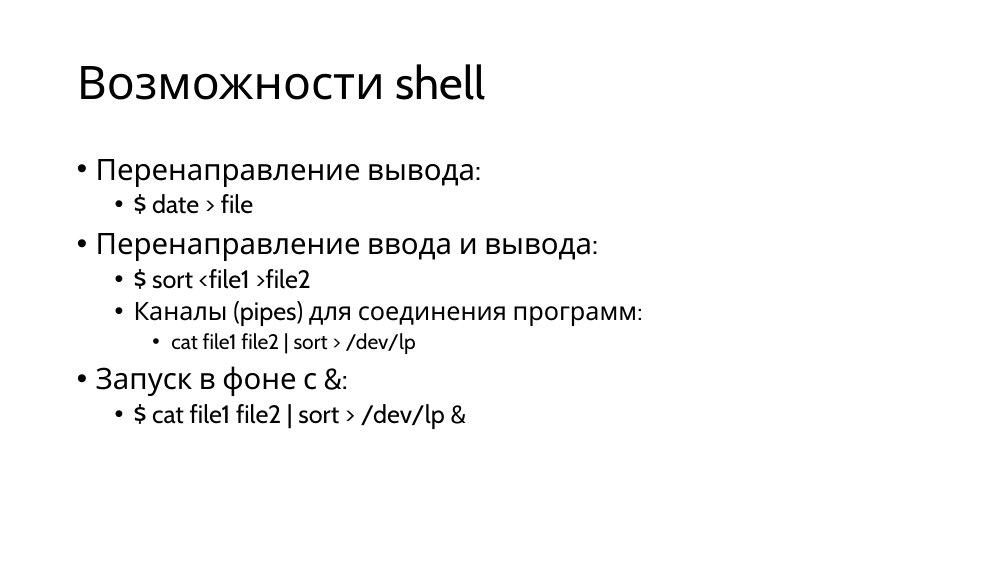
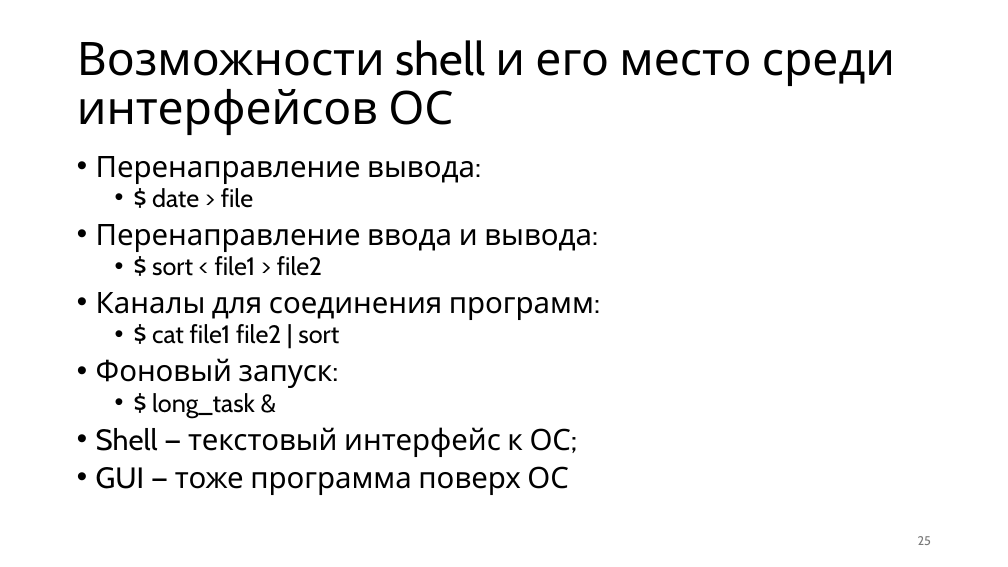
Before and after one commit to alexey-malov/os-course, a slide deck: slide 25 of lectures/02/Основные концепции ОС.pptx (slide 26 before the commit). Drawn at 1008x567 pixels with LibreOffice and Linux fonts; fonts in the diff are those of the drawing. Boxes give left, top, right and bottom in pixels: in the first picture for what was removed or moved away, otherwise in the second. Text is boxed around its words. In the diff, an @@ line names an element or a change of style, - is before the commit and + after.

```diff
--- a/lectures/02/Основные концепции ОС.pptx
+++ b/lectures/02/Основные концепции ОС.pptx
@@ title at box(77, 40, 895, 135): text changed @@
-Возможности shell
+Возможности shell и его место среди интерфейсов ОС
@@ text at box(96, 156, 592, 252): line spacing 0.9 to 0.8 @@
@@ text at box(96, 256, 594, 495): text changed; size 24 to 28 pt @@
-  • $ sort <file1 >file2
-  • Каналы (pipes) для соединения программ:
-    • cat file1 file2 | sort > /dev/lp
-• Запуск в фоне с &:
-  • $ cat file1 file2 | sort > /dev/lp &
+  • $ sort < file1 > file2
+• Каналы для соединения программ:
+  • $ cat file1 file2 | sort
+• Фоновый запуск:
+  • $ long_task &
+• Shell — текстовый интерфейс к ОС;
+• GUI — тоже программа поверх ОС
@@ page number added at box(918, 536, 931, 545), 12 pt, text #797979 @@
+25
```
Also in this commit, not shown: 28 other slides changed, 11 slides added, 43 slides removed, 2 other files.
